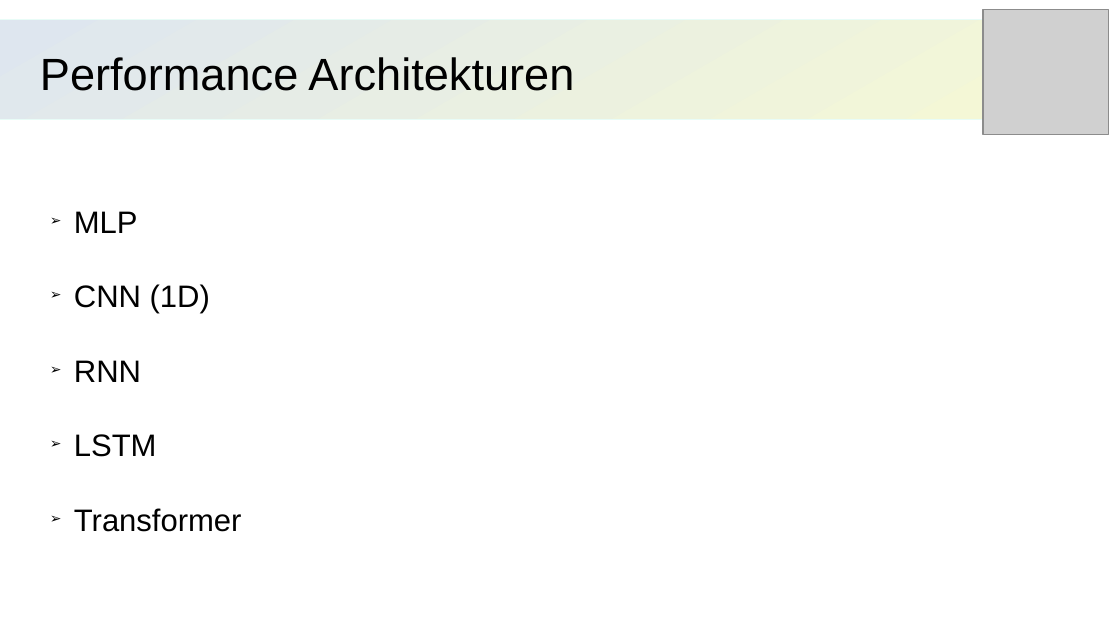
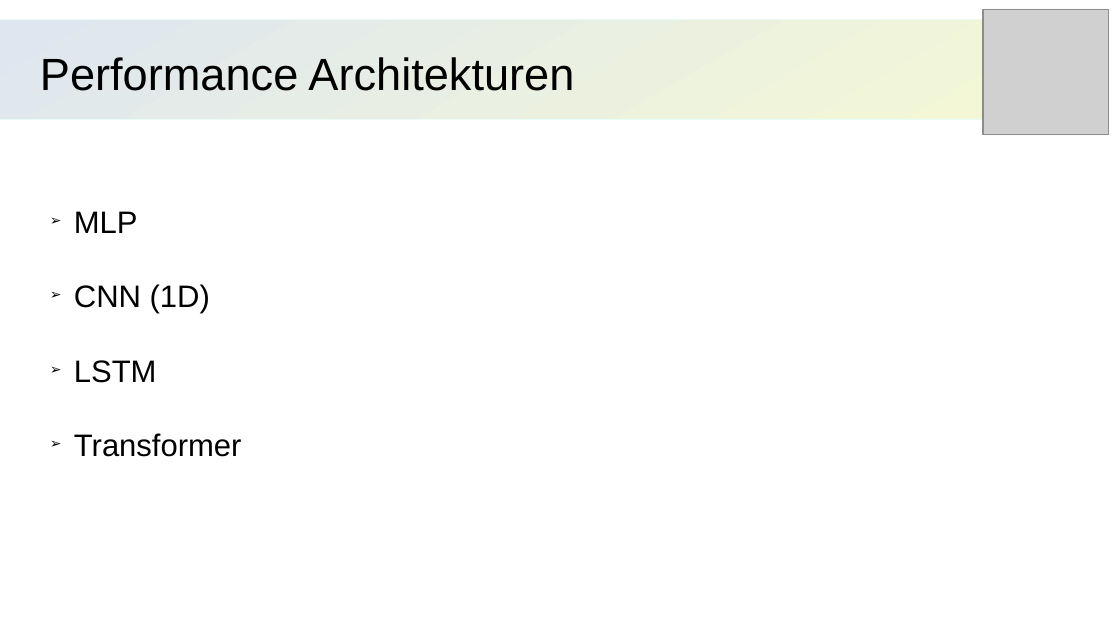
Before and after one commit to TorgeSchwark/BS-Temperature, a slide deck: slide 6 of presentation_prototype.odp. Drawn at 1120x630 pixels with LibreOffice and Linux fonts; fonts in the diff are those of the drawing; grey boxes stand for pictures. Boxes give left, top, right and bottom in pixels: in the first picture for what was removed or moved away, otherwise in the second. Text is boxed around its words. In the diff, an @@ line names an element or a change of style, - is before the commit and + after.

```diff
--- a/presentation_prototype.odp
+++ b/presentation_prototype.odp
@@ text at box(74, 360, 141, 382): paragraph removed @@
-➢ RNN
```
Also in this commit, not shown: 2 slides removed, 7 other files.
